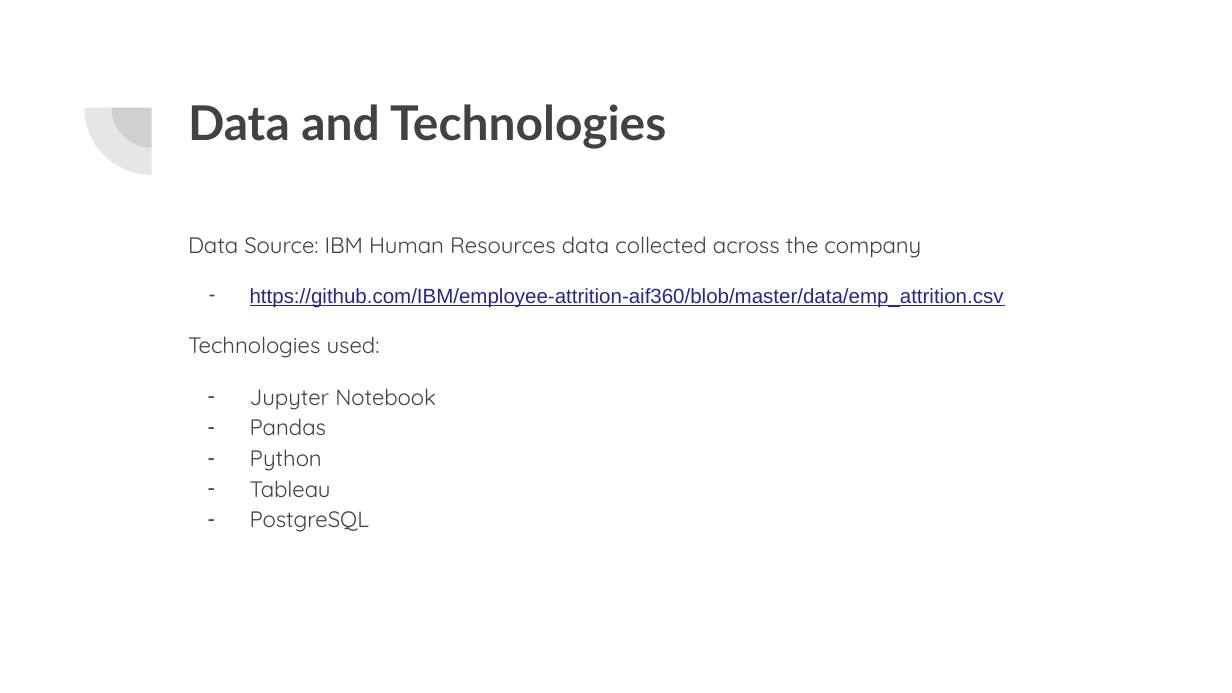
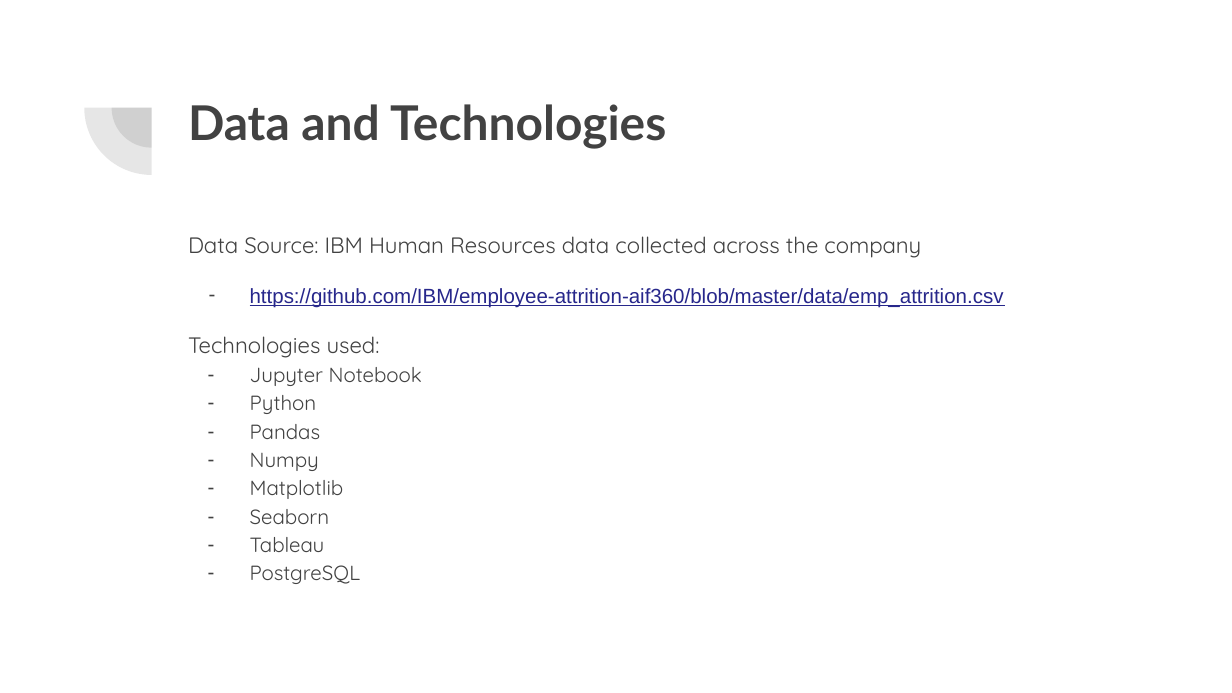
Before and after one commit to lykkelig/Group6_Final_Project, a slide deck: slide 3 of Presentation/Final Project Presentation.pptx. Drawn at 1232x693 pixels with LibreOffice and Linux fonts; fonts in the diff are those of the drawing. Boxes give left, top, right and bottom in pixels: in the first picture for what was removed or moved away, otherwise in the second. Text is boxed around its words. In the diff, an @@ line names an element or a change of style, - is before the commit and + after.

```diff
--- a/Presentation/Final Project Presentation.pptx
+++ b/Presentation/Final Project Presentation.pptx
@@ text at [250, 367, 422, 584]: size 13 to 12 pt in "Jupyter Notebook", "Pandas", "Tableau", "PostgreSQL"; less space between paragraphs @@
@@ text at [250, 395, 317, 414]: paragraph added @@
+– Python
@@ text at [250, 453, 344, 524]: text changed; size 13 to 12 pt @@
-– Python
+– Numpy
+– Matplotlib
+– Seaborn
```
Also in this commit, not shown: 6 other slides changed, 2 slides added, 1 slide removed.
